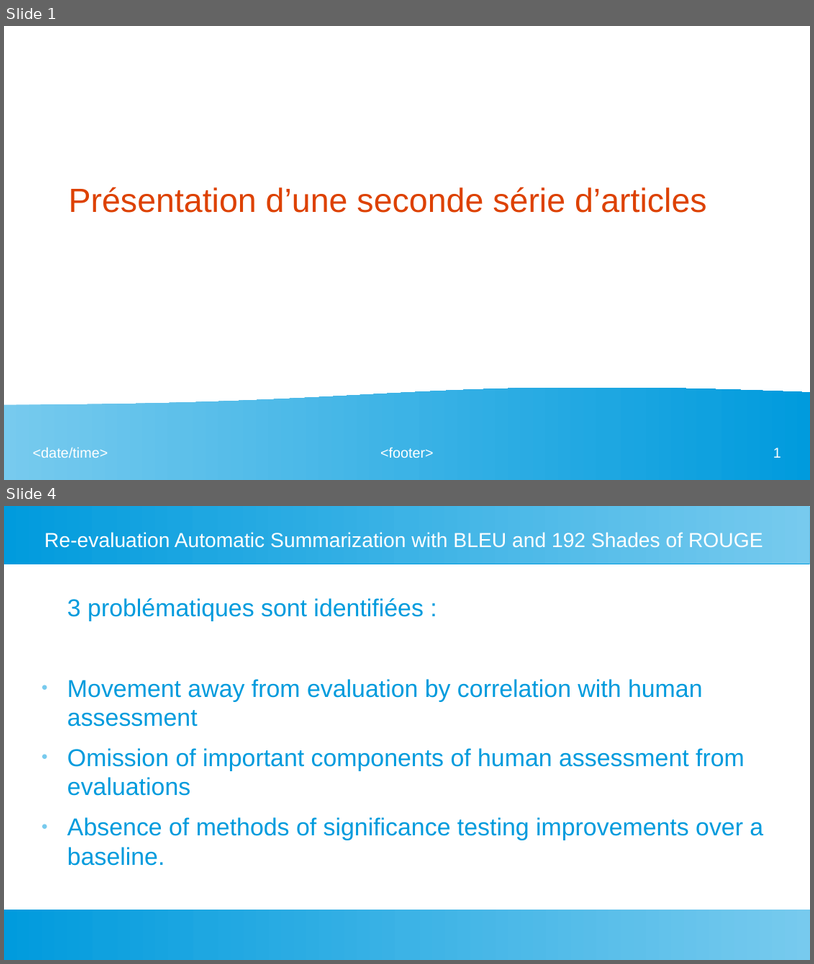
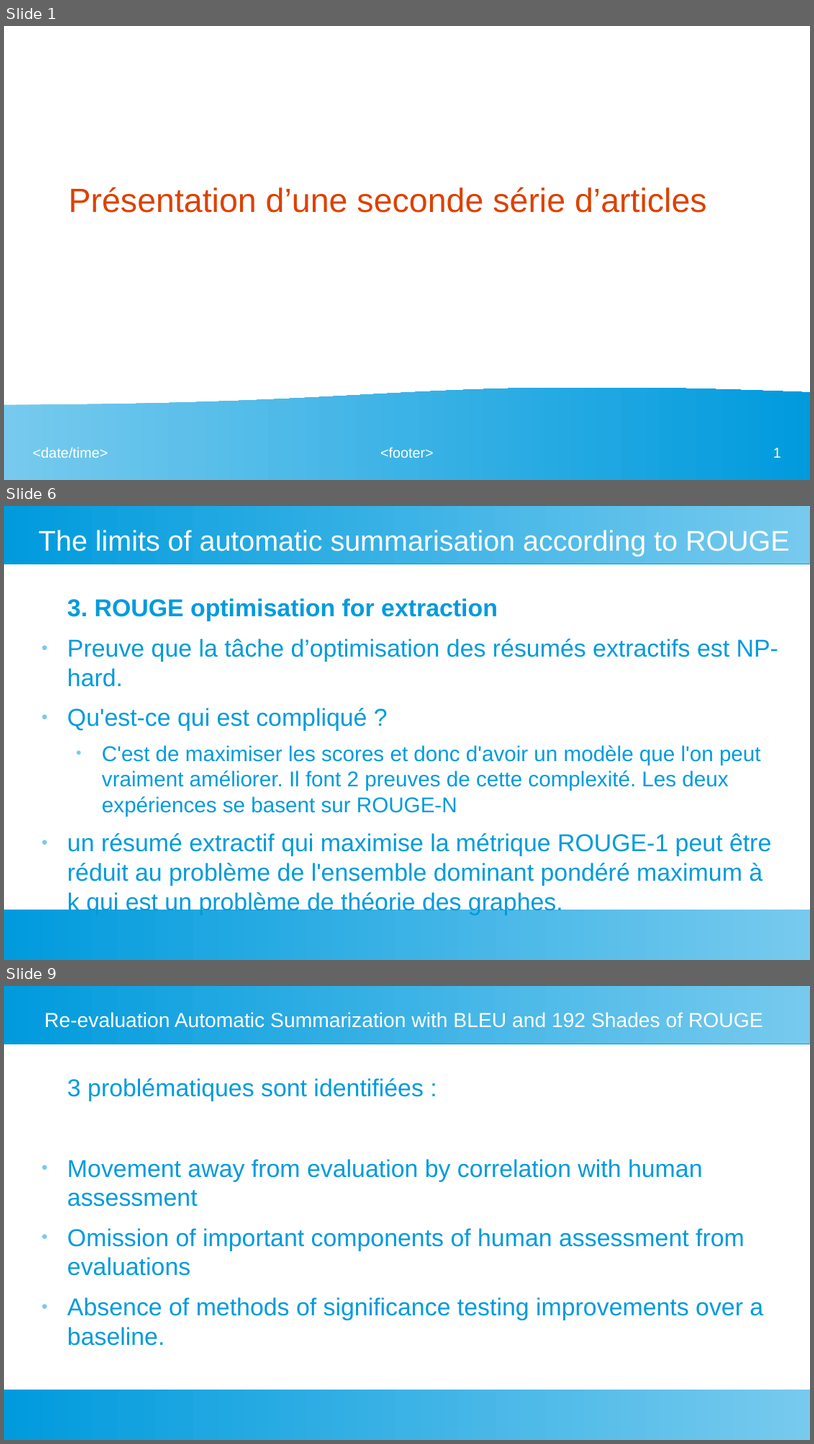
Before and after one commit to fannybachey/stage_2024, a slide deck: presentation/presentation_2.odp. Shown one above the other, each under a label of ours: slides 1 and 4 before the commit, slides 1, 6 and 9 after it; the slides between them are not shown. The pictures are 814x964 and 814x1444 pixels, drawn with LibreOffice and Linux fonts; fonts in the diff are those of the drawing. Boxes give left, top, right and bottom in pixels: in the first picture for what was removed or moved away, otherwise in the second. Text is boxed around its words. In the diff, an @@ line names an element or a change of style, - is before the commit and + after.

```diff
--- a/presentation/presentation_2.odp
+++ b/presentation/presentation_2.odp
@@ slide 6 added at (4, 506, 810, 960), background #FFFFFF; not listed: 2 template elements that a slide beside it also shows @@
@@ title added at (39, 530, 790, 556), 28 pt, text #FFFFFF @@
+The limits of automatic summarisation according to ROUGE
@@ text added at (67, 598, 779, 915), 24 pt, text #009BDD @@
+3. ROUGE optimisation for extraction
+● Preuve que la tâche d’optimisation des résumés extractifs est NP-hard.
+● Qu'est-ce qui est compliqué ?
+  ● C'est de maximiser les scores et donc d'avoir un modèle que l'on peut vraiment améliorer. Il font 2 preuves de cette complexité. Les deux expériences se basent sur ROUGE-N
+● un résumé extractif qui maximise la métrique ROUGE-1 peut être réduit au problème de l'ensemble dominant pondéré maximum à k qui est un problème de théorie des graphes.
@@ what was slide 4 is now slide 9 @@
```
Also in this commit, not shown: 4 slides changed, 10 other slides added, 1 slide removed.
